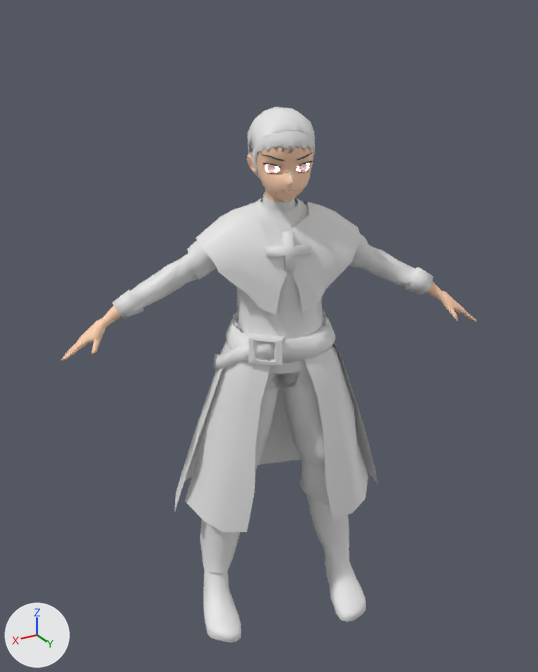
The glTF model models/gameCharacter.glb, before and after one commit.
One viewpoint serves both versions: a 50 mm camera at (1.024, 1.671, 1.555) aimed at (0.015, -0.012, 0.714). Every picture has the same lights, and +X, +Y and +Z are marked at lower left. Where no turn or scale is listed for an object, it has been applied to the vertices. Vertices at the same position are counted once.

The first picture shows 'belt.prieststyle1', 'boots.style1', 'cloak.prieststyle1', 'cloth.style1', 'cloth.style2', 'cloth.style3', 'eyeBack', 'eyebrows', 'eyes', 'mainBodyhand', 'mainBodyhead', 'pants.style1', 'pants.style2', 'scalpHairInside', 'scalphair'.
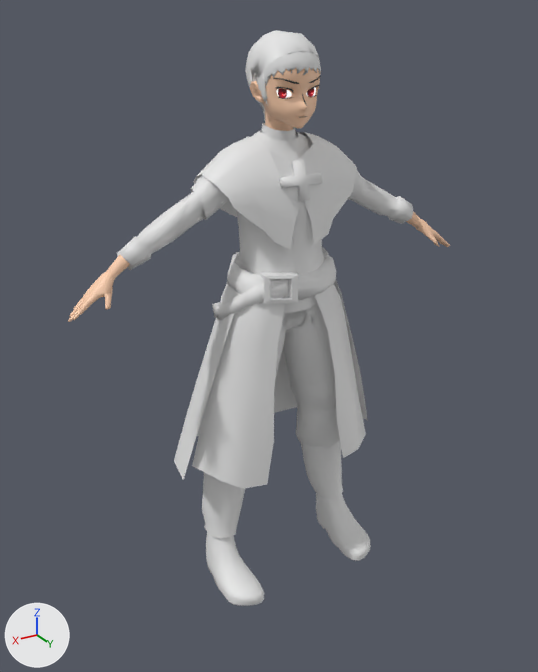
Changed parts and their boxes [x1, y1, x2, y2] in the pictures (538 x 672 px):
'belt.prieststyle1', mesh turned
    before: [175, 309, 378, 532]
    after: [174, 247, 368, 489]
'cloak.prieststyle1', mesh turned
    before: [112, 191, 433, 319]
    after: [117, 123, 413, 270]
'pants.style1', mesh turned
    before: [200, 370, 349, 573]
    after: [202, 303, 343, 538]
'boots.style1', mesh turned
    before: [203, 549, 366, 643]
    after: [206, 493, 371, 606]
'pants.style2', mesh turned
    before: [255, 368, 330, 509]
    after: [275, 304, 340, 454]
'mainBodyhead', mesh turned
    before: [247, 146, 314, 202]
    after: [250, 68, 321, 131]
'cloth.style1', mesh turned
    before: [187, 198, 368, 366]
    after: [191, 130, 362, 305]
'scalpHairInside', mesh turned
    before: [247, 107, 315, 155]
    after: [245, 30, 320, 112]
'mainBodyhand', mesh turned
    before: [61, 281, 477, 360]
    after: [68, 211, 450, 322]
'scalphair', mesh turned
    before: [249, 130, 315, 191]
    after: [252, 51, 321, 118]
'cloth.style2', mesh turned
    before: [237, 287, 307, 374]
    after: [192, 190, 317, 313]
'eyes', recoloured, mesh turned
    before: [267, 163, 307, 173]
    after: [278, 88, 314, 98]
'eyebrows', mesh turned
    before: [261, 153, 312, 174]
    after: [273, 76, 321, 99]
'eyeBack', mesh turned
    before: [265, 163, 309, 173]
    after: [276, 87, 316, 98]

What changed in the scene script:
```text
Change mat_material:
    where n0 = _N.new('ShaderNodeBsdfPrincipled'); n0.name = 'Principled BSDF'
    n0.inputs[0].default_value: (1.0, 1.0, 1.0, 1.0) -> (0.0, 0.0, 0.0, 1.0)  # 'Base Color', white #ffffff -> 'Base Color', black #000000
Change me_belt_priestbelt:
    where me_belt_priestbelt.from_pydata(...)  # 381 vertices, 662 faces; spans x -0.317..0.315, y -0.229..0.209, z -0.681..-0.035
    me_belt_priestbelt part 1: the whole mesh is turned 17.9 degrees about the z axis through its middle, then moved by (0.009, 0.001, 0.178)
Change me_plane:
    where me_plane.from_pydata(...)  # 470 vertices, 900 faces; spans x -0.236..0.289, y -0.109..0.268, z -1.012..-0.697
    me_plane part 2: the whole mesh is turned 17.9 degrees about the z axis through its middle, then moved by (-0.02, 0.005, 0.178)
Change me_mblab_anime_male_020:
    where me_mblab_anime_male_020.from_pydata(...)  # 654 vertices, 1073 faces; spans x -0.436..0.435, y -0.147..0.184, z -0.016..0.301
    me_mblab_anime_male_020 part 3: the whole mesh is turned 17.9 degrees about the z axis through its middle, then moved by (0.0, 0.0, 0.178)
Change me_mblab_anime_male_007:
    where me_mblab_anime_male_007.from_pydata(...)  # 398 vertices, 745 faces; spans x -0.241..0.24, y -0.096..0.129, z -0.151..0.283
    me_mblab_anime_male_007 part 4: the whole mesh is turned 17.9 degrees about the z axis through its middle, then moved by (0.001, 0.0, 0.178)
Change me_mblab_anime_male_013:
    where me_mblab_anime_male_013.from_pydata(...)  # 409 vertices, 759 faces; spans x -0.233..0.237, y -0.09..0.129, z -0.174..0.259
    me_mblab_anime_male_013 part 5: the whole mesh is turned 17.9 degrees about the z axis through its middle, then moved by (-0.001, 0.0, 0.178)
Change me_mblab_anime_male_008:
    where me_mblab_anime_male_008.from_pydata(...)  # 126 vertices, 206 faces; spans x -0.0414..0.0794, y 0.0475..0.1136, z 0.3581..0.4125
    me_mblab_anime_male_008 part 6: the whole mesh is turned 17.9 degrees about the z axis through its middle, then moved by (-0.0201, 0.0028, 0.1777)
Change me_mblab_anime_male_010:
    where me_mblab_anime_male_010.from_pydata(...)  # 208 vertices, 320 faces; spans x -0.0407..0.0877, y 0.0697..0.1266, z 0.3696..0.4171
    me_mblab_anime_male_010 part 7: the whole mesh is turned 17.9 degrees about the z axis through its middle, then moved by (-0.0258, 0.0033, 0.1777)
Change me_sphere_001:
    where me_sphere_001.from_pydata(...)  # 224 vertices, 412 faces; spans x -0.0262..0.0711, y 0.0695..0.1087, z 0.3679..0.4002
    me_sphere_001 part 8: the whole mesh is turned 17.9 degrees about the z axis through its middle, then moved by (-0.0229, 0.0035, 0.1777)
Change me_mblab_anime_male_001:
    where me_mblab_anime_male_001.from_pydata(...)  # 961 vertices, 1862 faces; spans x -0.559..0.576, y -0.161..0.248, z -0.106..0.232
    me_mblab_anime_male_001 part 9: the whole mesh is turned 17.9 degrees about the z axis through its middle, then moved by (-0.008, 0.001, 0.178)
Change me_mblab_anime_male_017:
    where me_mblab_anime_male_017.from_pydata(...)  # 1486 vertices, 2831 faces; spans x -0.141..0.134, y -0.067..0.132, z 0.14..0.457
    me_mblab_anime_male_017 part 10: the whole mesh is turned 17.9 degrees about the z axis through its middle, then moved by (-0.004, -0.002, 0.178)
Change me_mblab_anime_male_006:
    where me_mblab_anime_male_006.from_pydata(...)  # 626 vertices, 1215 faces; spans x -0.244..0.233, y -0.119..0.141, z -0.881..-0.046
    me_mblab_anime_male_006 part 11: the whole mesh is turned 17.9 degrees about the z axis through its middle, then moved by (0.002, -0.001, 0.178)
Change me_mblab_anime_male_011:
    where me_mblab_anime_male_011.from_pydata(...)  # 536 vertices, 1033 faces; spans x -0.225..0.223, y -0.115..0.156, z -0.717..-0.046
    me_mblab_anime_male_011 part 12: the whole mesh is turned 17.9 degrees about the z axis through its middle, then moved by (-0.001, 0.0, 0.178)
Change me_mblab_anime_male_014:
    where me_mblab_anime_male_014.from_pydata(...)  # 388 vertices, 605 faces; spans x -0.079..0.091, y -0.026..0.128, z 0.293..0.475
    me_mblab_anime_male_014 part 13: the whole mesh is turned 17.9 degrees about the z axis through its middle, then moved by (-0.01, 0.0, 0.178)
Change me_mblab_anime_male_015:
    where me_mblab_anime_male_015.from_pydata(...)  # 154 vertices, 209 faces; spans x -0.084..0.09, y -0.063..0.116, z 0.32..0.518
    me_mblab_anime_male_015 part 14: the whole mesh is turned 17.9 degrees about the z axis through its middle, then moved by (-0.003, 0.0, 0.178)
```
